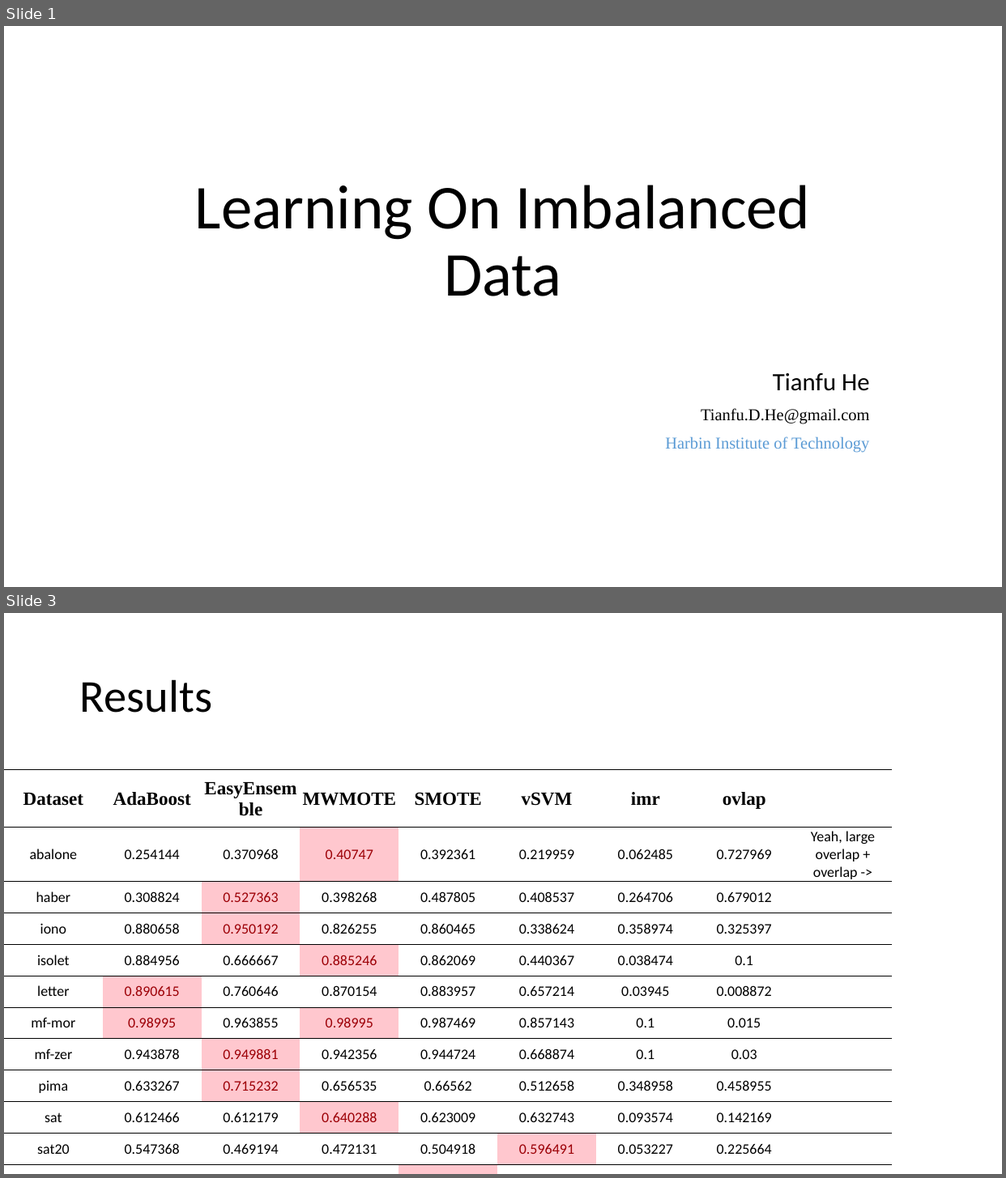
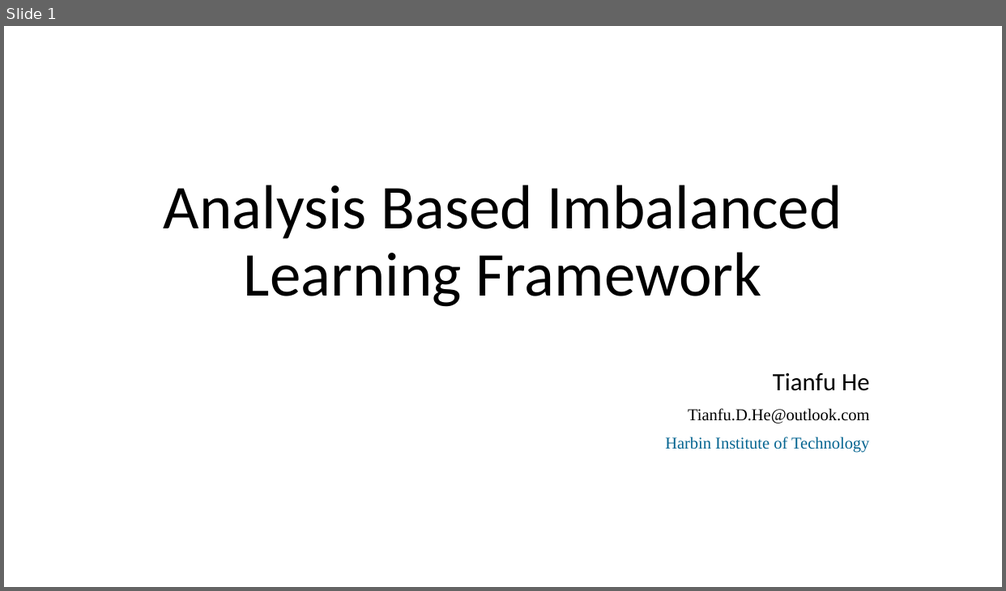
Before and after one commit to RKDSOne/ids, a slide deck: slides&notes/Learning on imbalanced data.pptx. Shown one above the other, each under a label of ours: slides 1 and 3 before the commit, slide 1 after it; the slides between them are not shown. The pictures are 1006x1178 and 1006x591 pixels, drawn with LibreOffice and Linux fonts; fonts in the diff are those of the drawing. Boxes give left, top, right and bottom in pixels: in the first picture for what was removed or moved away, otherwise in the second. Text is boxed around its words. In the diff, an @@ line names an element or a change of style, - is before the commit and + after.

```diff
--- a/slides&notes/Learning on imbalanced data.pptx
+++ b/slides&notes/Learning on imbalanced data.pptx
@@ slide 3 removed at [4, 613, 1002, 1174], background #FFFFFF @@
@@ title removed at [80, 679, 212, 713] @@
-Results
@@ table removed at [4, 770, 893, 1174], 12 rows, 9 columns @@
-Dataset | AdaBoost | EasyEnsemble | MWMOTE | SMOTE | vSVM | imr | ovlap | 
-abalone | 0.254144 | 0.370968 | 0.40747 | 0.392361 | 0.219959 | 0.062485 | 0.727969 | Yeah, large overlap + overlap ->
-haber | 0.308824 | 0.527363 | 0.398268 | 0.487805 | 0.408537 | 0.264706 | 0.679012 | 
-iono | 0.880658 | 0.950192 | 0.826255 | 0.860465 | 0.338624 | 0.358974 | 0.325397 | 
-isolet | 0.884956 | 0.666667 | 0.885246 | 0.862069 | 0.440367 | 0.038474 | 0.1 | 
-letter | 0.890615 | 0.760646 | 0.870154 | 0.883957 | 0.657214 | 0.03945 | 0.008872 | 
-mf-mor | 0.98995 | 0.963855 | 0.98995 | 0.987469 | 0.857143 | 0.1 | 0.015 | 
-mf-zer | 0.943878 | 0.949881 | 0.942356 | 0.944724 | 0.668874 | 0.1 | 0.03 | 
-pima | 0.633267 | 0.715232 | 0.656535 | 0.66562 | 0.512658 | 0.348958 | 0.458955 | 
-sat | 0.612466 | 0.612179 | 0.640288 | 0.623009 | 0.632743 | 0.093574 | 0.142169 | 
-sat20 | 0.547368 | 0.469194 | 0.472131 | 0.504918 | 0.596491 | 0.053227 | 0.225664 | 
-uair | 0.815299 | 0.771706 | 0.818854 | 0.829068 | 0.523206 | 0.117259 | 0.24209 | 
@@ slide 1 changed as well @@
@@ title at [164, 185, 842, 307]: text changed @@
-Learning On Imbalanced Data
+Analysis Based Imbalanced Learning Framework
@@ subtitle at [688, 408, 869, 424]: text changed @@
-Tianfu.D.He@gmail.com
+Tianfu.D.He@outlook.com
@@ subtitle at [665, 437, 869, 453]: text colour #5B9BD5 to #046490 in "Harbin Institute of Technology" @@
```
Also in this commit, not shown: 1 other slide changed, 17 slides added, 4 other files.
